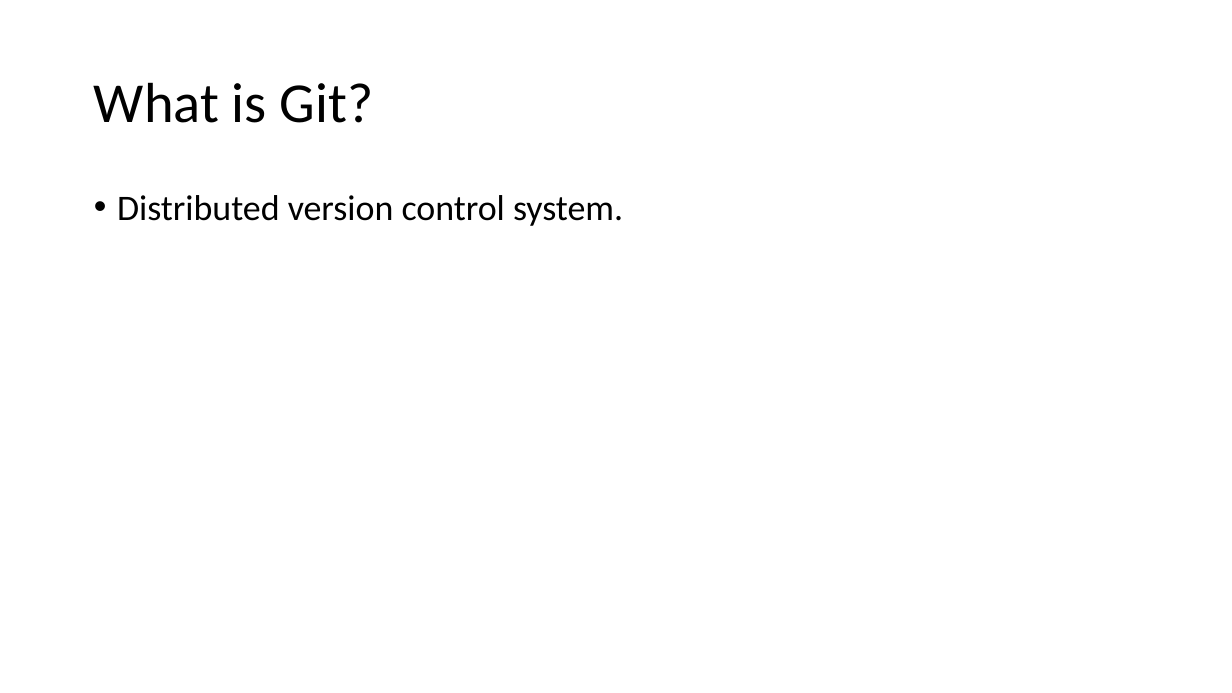
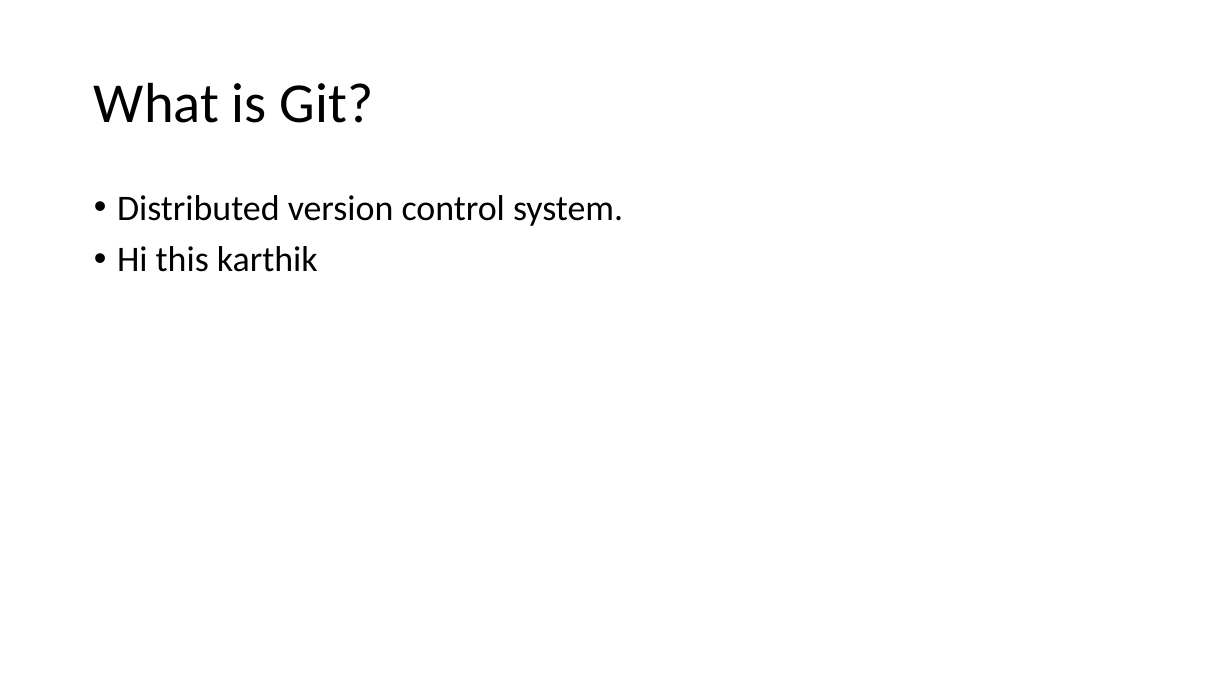
Before and after one commit to SumitKumarMalhotraGithub/EPAM-PPT-GIT, a slide deck: slide 2 of GIT.pptx. Drawn at 1232x693 pixels with LibreOffice and Linux fonts; fonts in the diff are those of the drawing. Boxes give left, top, right and bottom in pixels: in the first picture for what was removed or moved away, otherwise in the second. Text is boxed around its words. In the diff, an @@ line names an element or a change of style, - is before the commit and + after.

Commit message:
Second Commit

```diff
--- a/GIT.pptx
+++ b/GIT.pptx
@@ text at bbox=[117, 246, 318, 272]: paragraph added @@
+• Hi this karthik
```
